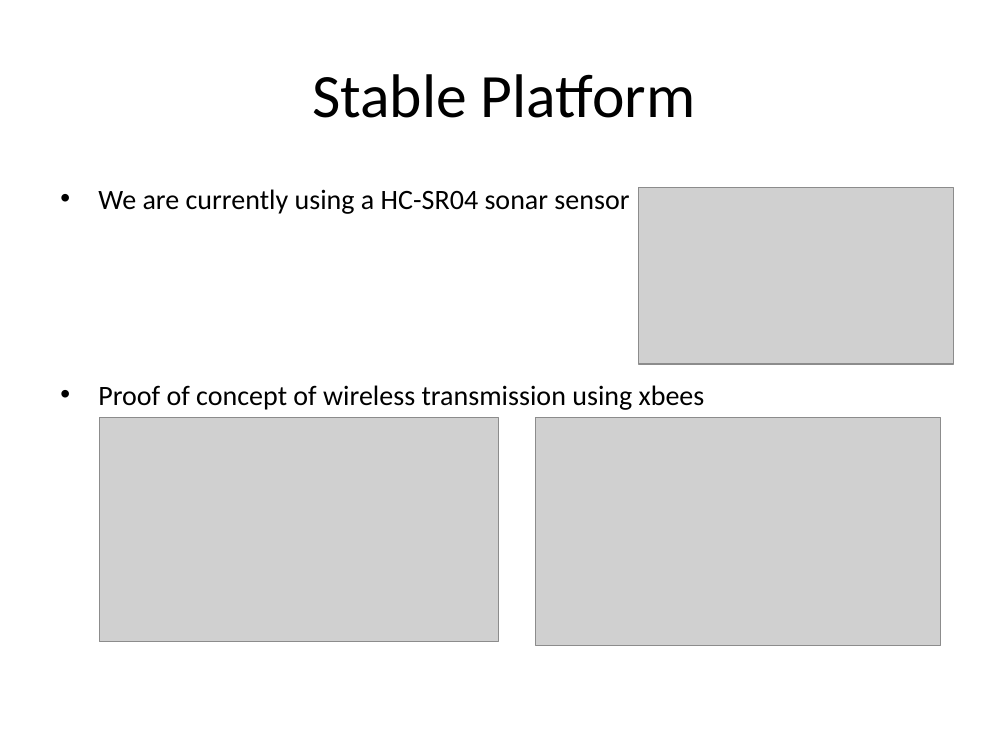
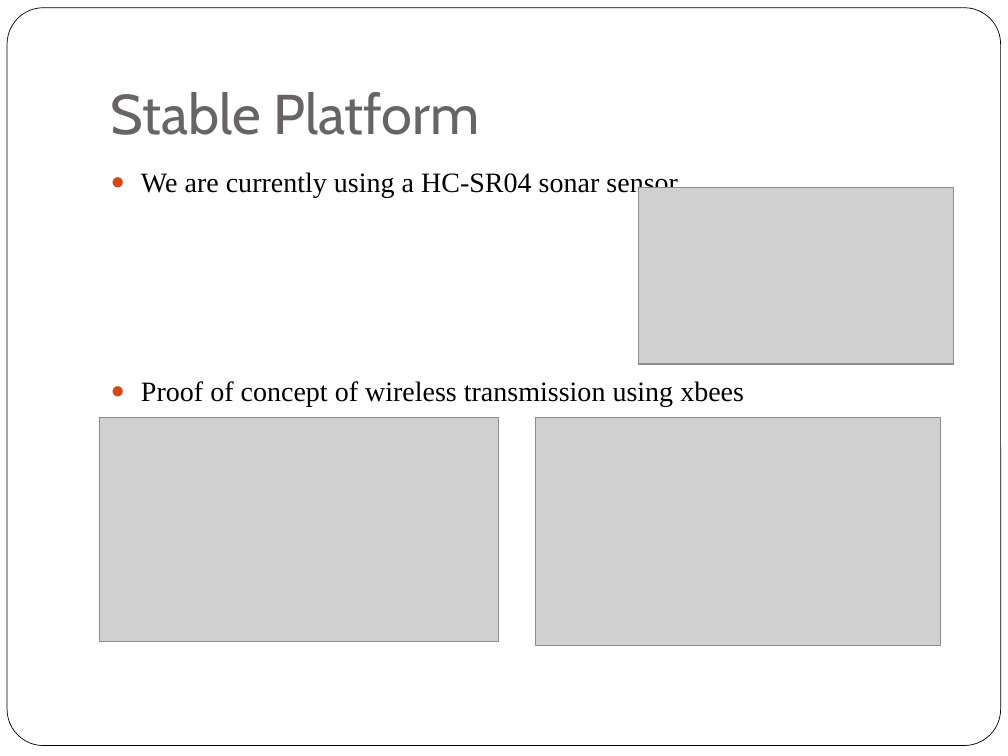
Before and after one commit to unverferthz/Project-2015, a slide deck: slide 9 of CZ Technical Defence.pptx (slide 7 before the commit). Drawn at 1008x756 pixels with LibreOffice and Linux fonts; fonts in the diff are those of the drawing; grey boxes stand for pictures. Boxes give left, top, right and bottom in pixels: in the first picture for what was removed or moved away, otherwise in the second. Text is boxed around its words. In the diff, an @@ line names an element or a change of style, - is before the commit and + after.

```diff
--- a/CZ Technical Defence.pptx
+++ b/CZ Technical Defence.pptx
@@ rounded rectangle added at box(7, 8, 1001, 746), fill #FFFFFF, outline #000000 0.5 pt @@
@@ title "Stable Platform": place and size @@
-title "Stable Platform" at box(312, 74, 695, 118)
+title "Stable Platform" at box(111, 92, 479, 135)
@@ title "Stable Platform" at box(111, 92, 479, 135): size 44 to 40 pt, font Calibri to Cabin, text colour #000000 to #696464; alignment centre to left; vertical alignment middle to bottom @@
@@ text "We are currently using a ...": place and size @@
-text "We are currently using a ..." at box(98, 189, 705, 410)
+text "We are currently using a ..." at box(141, 172, 744, 406)
@@ text "We are currently using a ..." at box(141, 172, 744, 406): font Calibri to Times New Roman; bullet • to ●; more space between paragraphs @@
```
Also in this commit, not shown: 7 other slides changed, 3 slides added, 1 slide removed, 1 other file.
